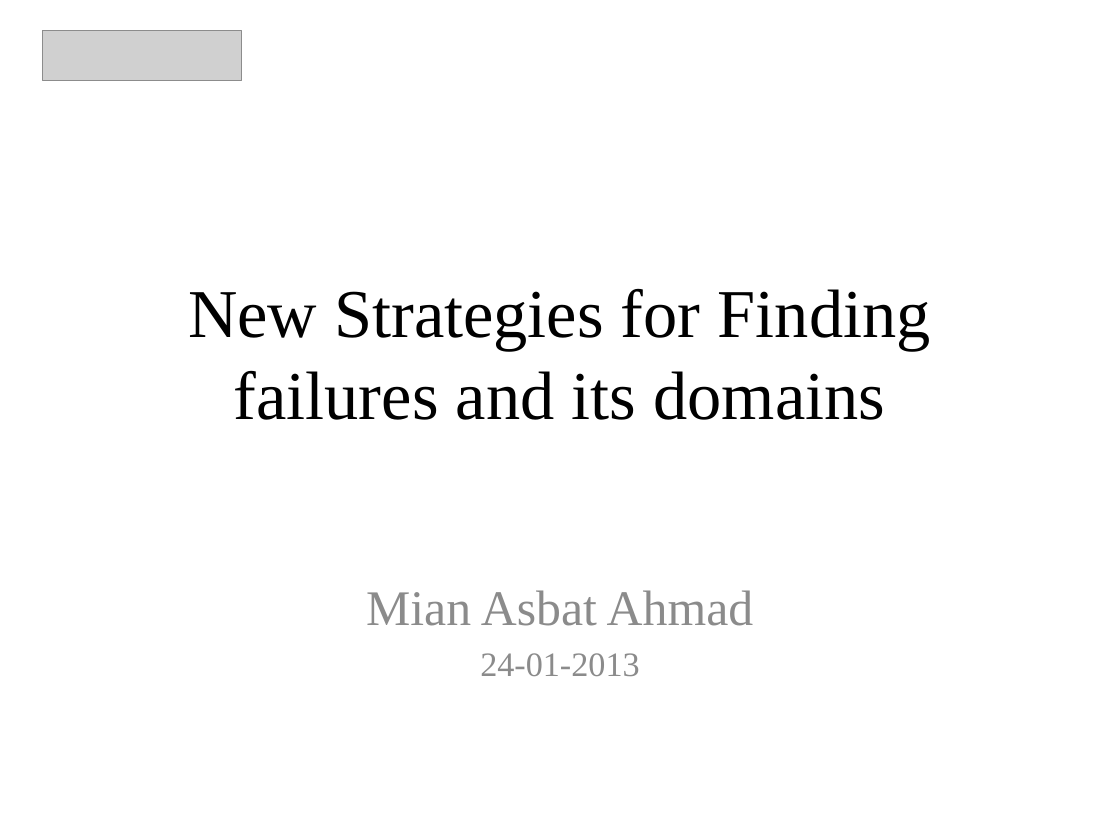
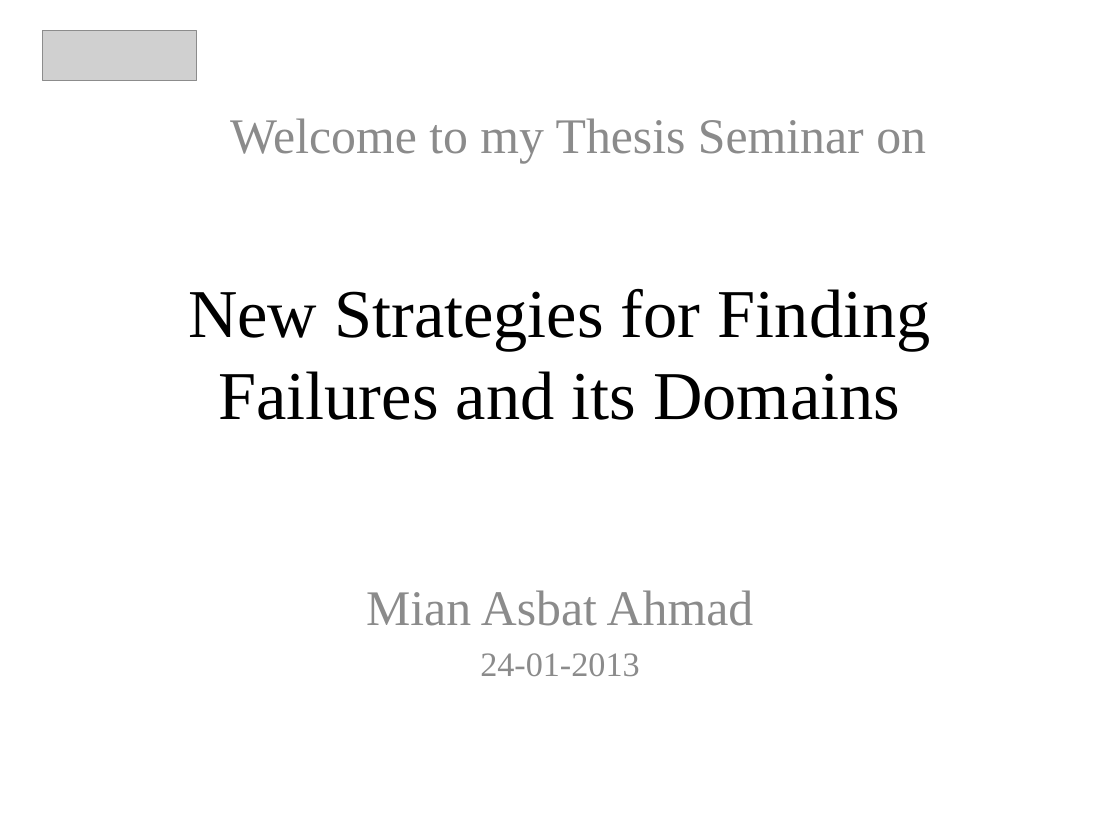
Before and after one commit to maochy/yeti-test, a slide deck: slide 1 of ThesisSeminar/newOne.pptx. Drawn at 1120x840 pixels with LibreOffice and Linux fonts; fonts in the diff are those of the drawing; grey boxes stand for pictures. Boxes give left, top, right and bottom in pixels: in the first picture for what was removed or moved away, otherwise in the second. Text is boxed around its words. In the diff, an @@ line names an element or a change of style, - is before the commit and + after.

```diff
--- a/ThesisSeminar/newOne.pptx
+++ b/ThesisSeminar/newOne.pptx
@@ picture: place and size @@
-picture at [43, 30, 242, 81]
+picture at [43, 30, 197, 81]
@@ text added at [230, 118, 926, 163], 32 pt, text #8C8C8C @@
+Welcome to my Thesis Seminar on
@@ title at [188, 289, 931, 420]: text changed @@
-New Strategies for Finding failures and its domains
+New Strategies for Finding Failures and its Domains
```
Also in this commit, not shown: 19 other slides changed, 1 other file.
